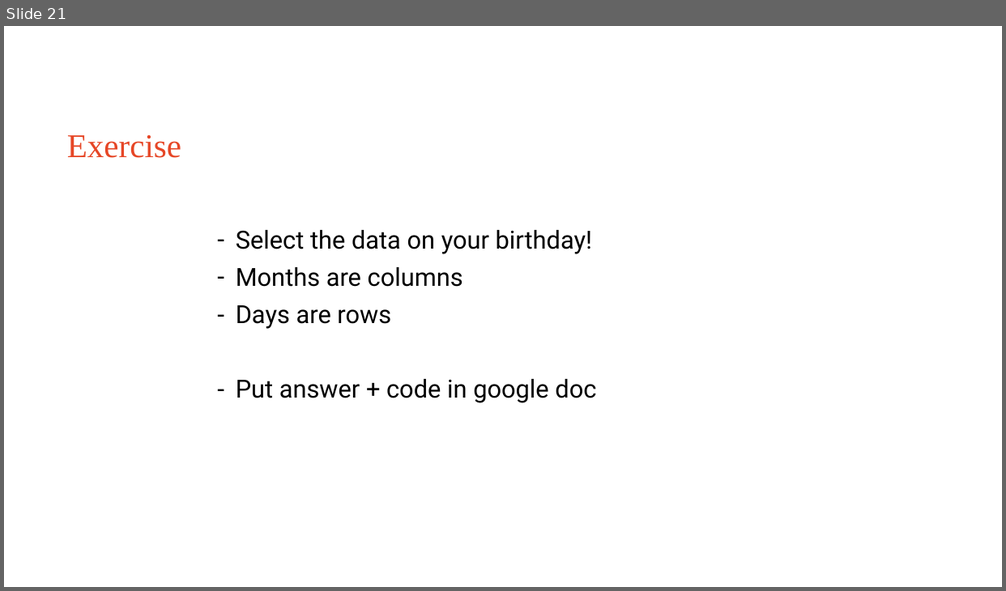
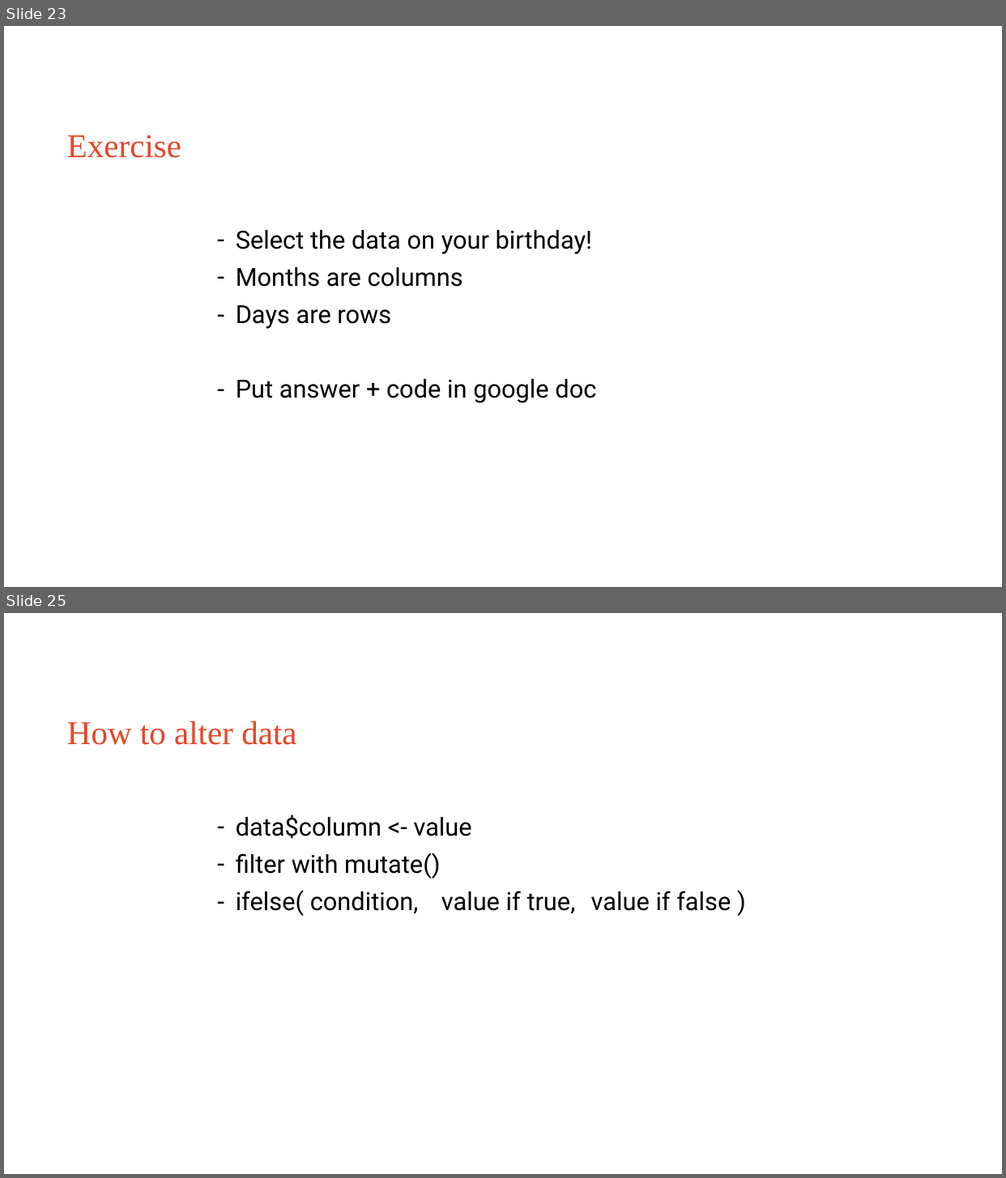
Before and after one commit to Sydney-Informatics-Hub/EDAinR, a slide deck: eda_r.pptx. Shown one above the other, each under a label of ours: slide 21 before the commit, slides 23 and 25 after it; the slides between them are not shown. The pictures are 1006x591 and 1006x1178 pixels, drawn with LibreOffice and Linux fonts; fonts in the diff are those of the drawing. Boxes give left, top, right and bottom in pixels: in the first picture for what was removed or moved away, otherwise in the second. Text is boxed around its words. In the diff, an @@ line names an element or a change of style, - is before the commit and + after.

Commit message:
Explains filtering and setting data
Uses mutate to show how to set data based on condition

```diff
--- a/eda_r.pptx
+++ b/eda_r.pptx
@@ slide 25 added at box(4, 613, 1002, 1174), background #FFFFFF @@
@@ title added at box(67, 721, 296, 745), 32 pt, text #E64626 @@
+How to alter data
@@ text added at box(236, 815, 731, 916), 24 pt, text #000000 @@
+– data$column <- value
+– filter with mutate()
+– ifelse( condition, value if true, value if false )
@@ what was slide 21 is now slide 23 @@
```
Also in this commit, not shown: 3 slides changed, 4 other slides added, 1 other file.
